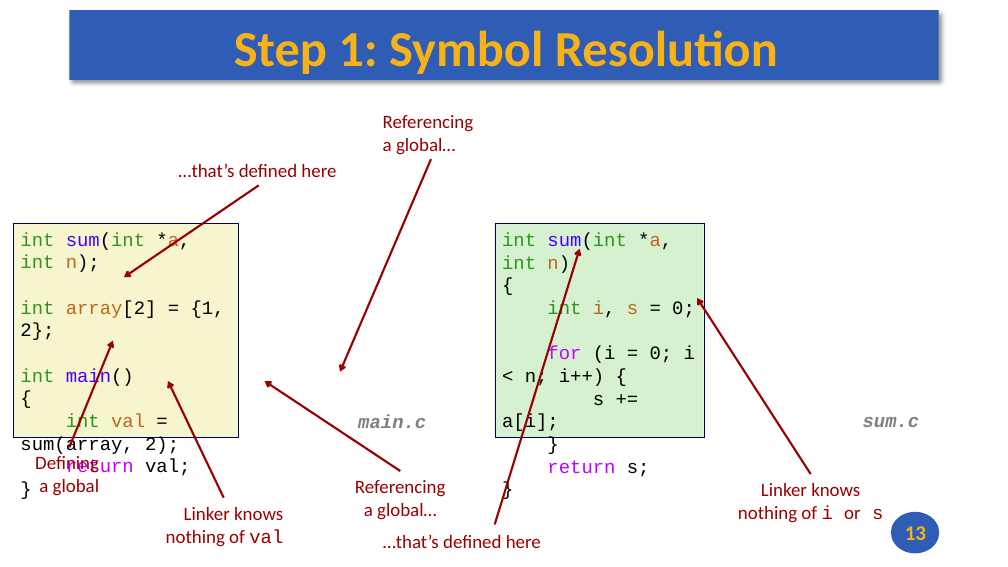
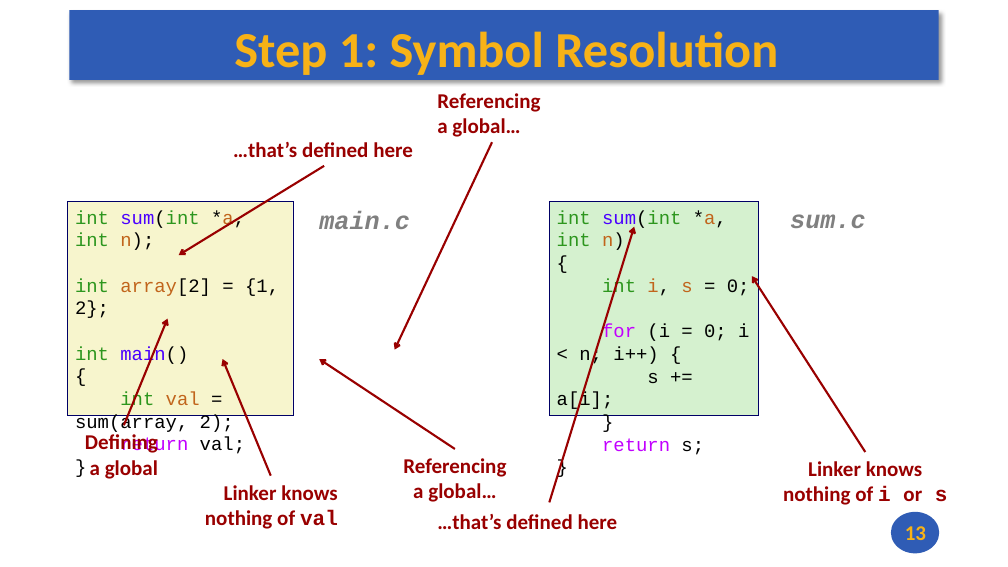
Before and after one commit to andrewt0301/hse-acos-course, a slide deck: slide 13 of docs/part2os/04_Linking/OS_Lecture_04.pptx. Drawn at 1008x567 pixels with LibreOffice and Linux fonts; fonts in the diff are those of the drawing. Boxes give left, top, right and bottom in pixels: in the first picture for what was removed or moved away, otherwise in the second. Text is boxed around its words. In the diff, an @@ line names an element or a change of style, - is before the commit and + after.

```diff
--- a/docs/part2os/04_Linking/OS_Lecture_04.pptx
+++ b/docs/part2os/04_Linking/OS_Lecture_04.pptx
@@ text "Referencing": place and size @@
-text "Referencing" at [383, 115, 474, 155]
+text "Referencing" at [437, 93, 540, 137]
@@ text "…that’s defined here": place and size @@
-text "…that’s defined here" at [178, 164, 336, 177]
+text "…that’s defined here" at [233, 142, 413, 157]
@@ arrow moved from (431, 160) - (340, 372) to (492, 142) - (395, 349) @@
@@ arrow moved from (259, 185) - (124, 278) to (324, 166) - (178, 256) @@
@@ rectangle "int sum(int *a, int n);": place and size @@
-rectangle "int sum(int *a, int n);" at [13, 224, 238, 438]
+rectangle "int sum(int *a, int n);" at [67, 201, 293, 415]
@@ text "main.c": place and size @@
-text "main.c" at [358, 415, 426, 428]
+text "main.c" at [319, 211, 410, 229]
@@ text "main.c" at [319, 211, 410, 229]: size 18 to 24 pt @@
@@ text "sum.c" at [790, 214, 866, 228]: size 18 to 24 pt @@
@@ text "sum.c": place and size @@
-text "sum.c" at [863, 417, 920, 427]
+text "sum.c" at [790, 214, 866, 228]
@@ 3 arrows, 1 rectangle: place and size @@
-3 arrows, 1 rectangle at [265, 224, 811, 525]
+3 arrows, 1 rectangle at [319, 202, 866, 503]
@@ arrow moved from (70, 448) - (113, 341) to (124, 426) - (168, 318) @@
@@ arrow moved from (224, 498) - (168, 381) to (271, 476) - (222, 359) @@
@@ text "Defining": place and size @@
-text "Defining" at [35, 456, 99, 496]
+text "Defining" at [85, 434, 158, 479]
@@ text "Referencing": place and size @@
-text "Referencing" at [355, 480, 446, 520]
+text "Referencing" at [403, 458, 506, 502]
@@ text "Linker knows": place and size @@
-text "Linker knows" at [166, 507, 283, 547]
+text "Linker knows" at [205, 485, 338, 529]
@@ text "Linker knows": place and size @@
-text "Linker knows" at [738, 483, 883, 523]
+text "Linker knows" at [783, 461, 948, 505]
@@ size 18 to 20 pt, bold on in 7 elements at [205, 485, 338, 529], [85, 434, 158, 479], [403, 458, 506, 502], [783, 461, 948, 505], [437, 93, 540, 137], [233, 142, 413, 157], [437, 514, 618, 529] @@
@@ text "…that’s defined here": place and size @@
-text "…that’s defined here" at [383, 535, 541, 548]
+text "…that’s defined here" at [437, 514, 618, 529]
```
Also in this commit, not shown: 35 other slides changed, 1 other file.
